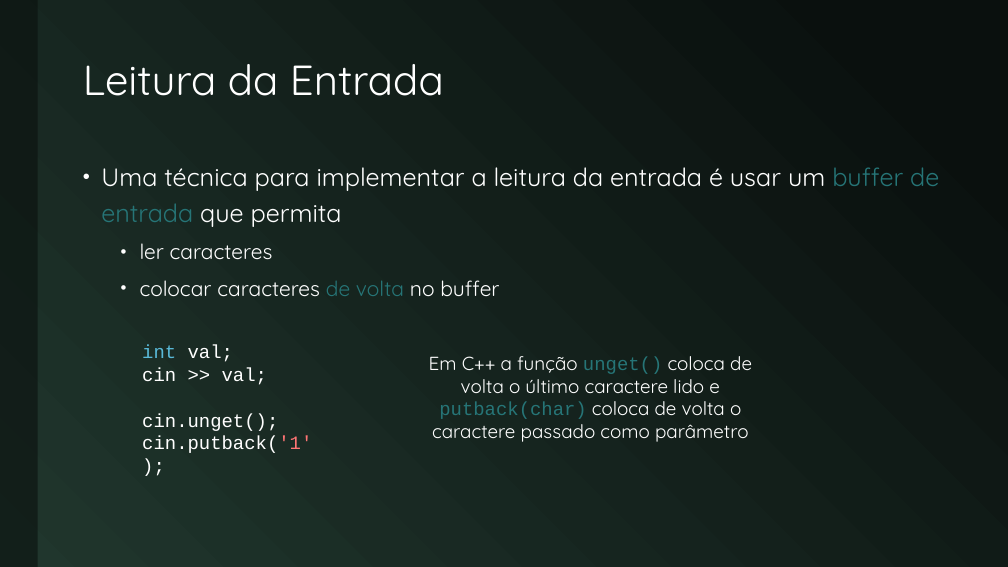
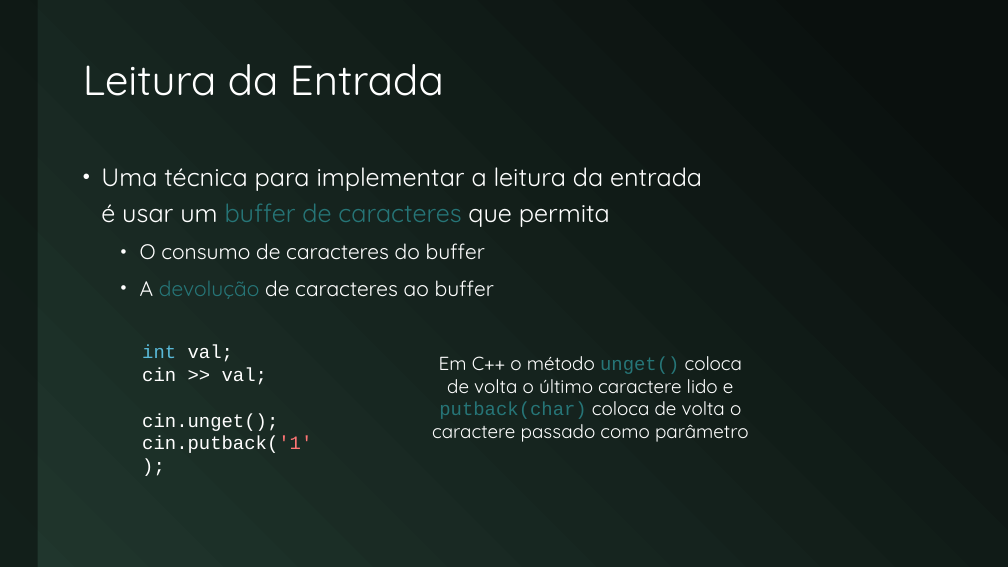
Before and after one commit to JudsonSS/Compiladores, a slide deck: slide 8 of Slides/06. Análise Léxica.pptx. Drawn at 1008x567 pixels with LibreOffice and Linux fonts; fonts in the diff are those of the drawing. Boxes give left, top, right and bottom in pixels: in the first picture for what was removed or moved away, otherwise in the second. Text is boxed around its words. In the diff, an @@ line names an element or a change of style, - is before the commit and + after.

```diff
--- a/Slides/06. Análise Léxica.pptx
+++ b/Slides/06. Análise Léxica.pptx
@@ text at [101, 167, 702, 299]: text changed @@
-• Uma técnica para implementar a leitura da entrada é usar um buffer de entrada que permita
-  • ler caracteres
-  • colocar caracteres de volta no buffer
+• Uma técnica para implementar a leitura da entrada
+  é usar um buffer de caracteres que permita
+  • O consumo de caracteres do buffer
+  • A devolução de caracteres ao buffer
@@ text at [432, 356, 748, 442]: text changed @@
-Em C++ a função unget() coloca de volta o último caractere lido e putback(char) coloca de volta o caractere passado como parâmetro
+Em C++ o método unget() coloca de volta o último caractere lido e putback(char) coloca de volta o caractere passado como parâmetro
```
Also in this commit, not shown: 14 other slides changed, 2 other files.
